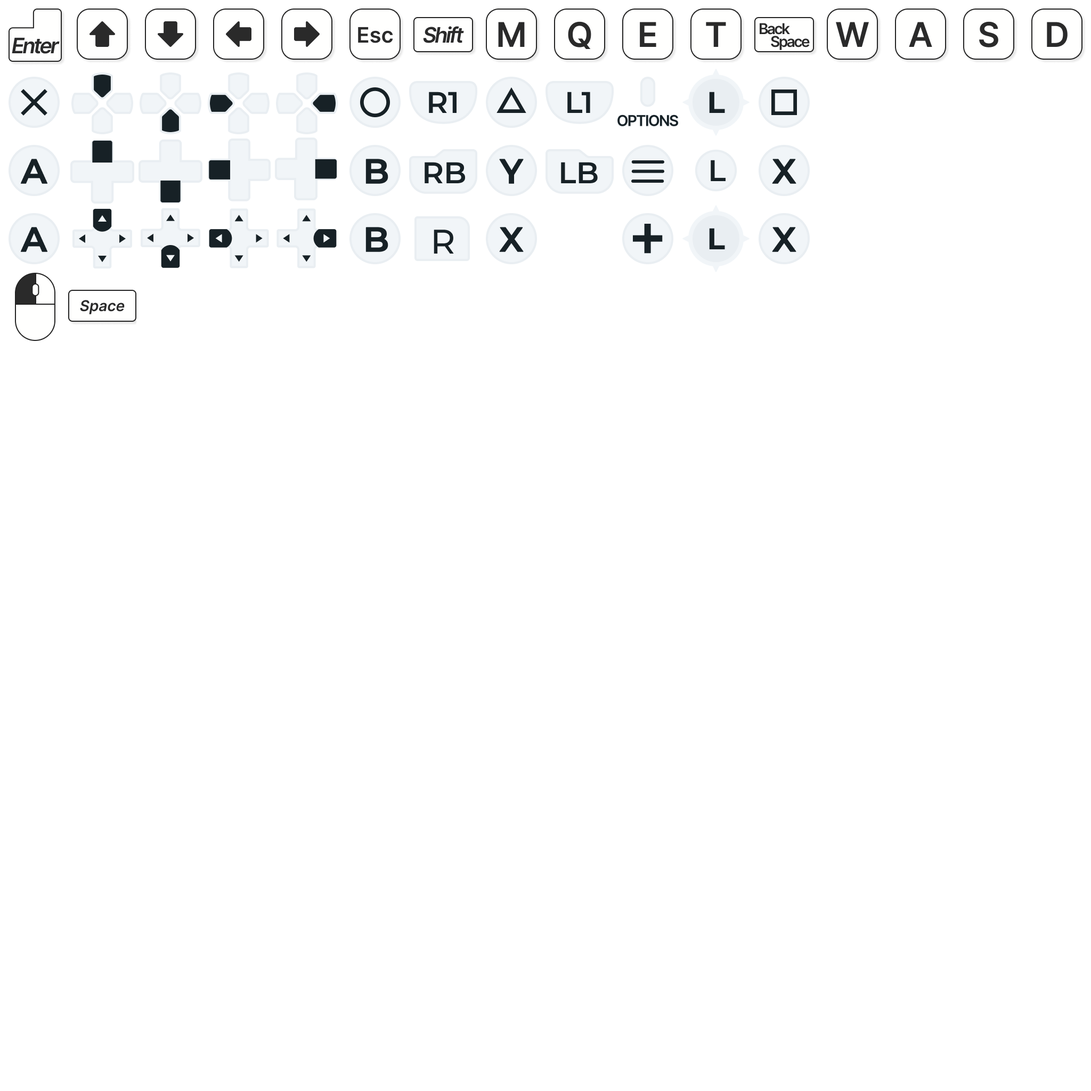
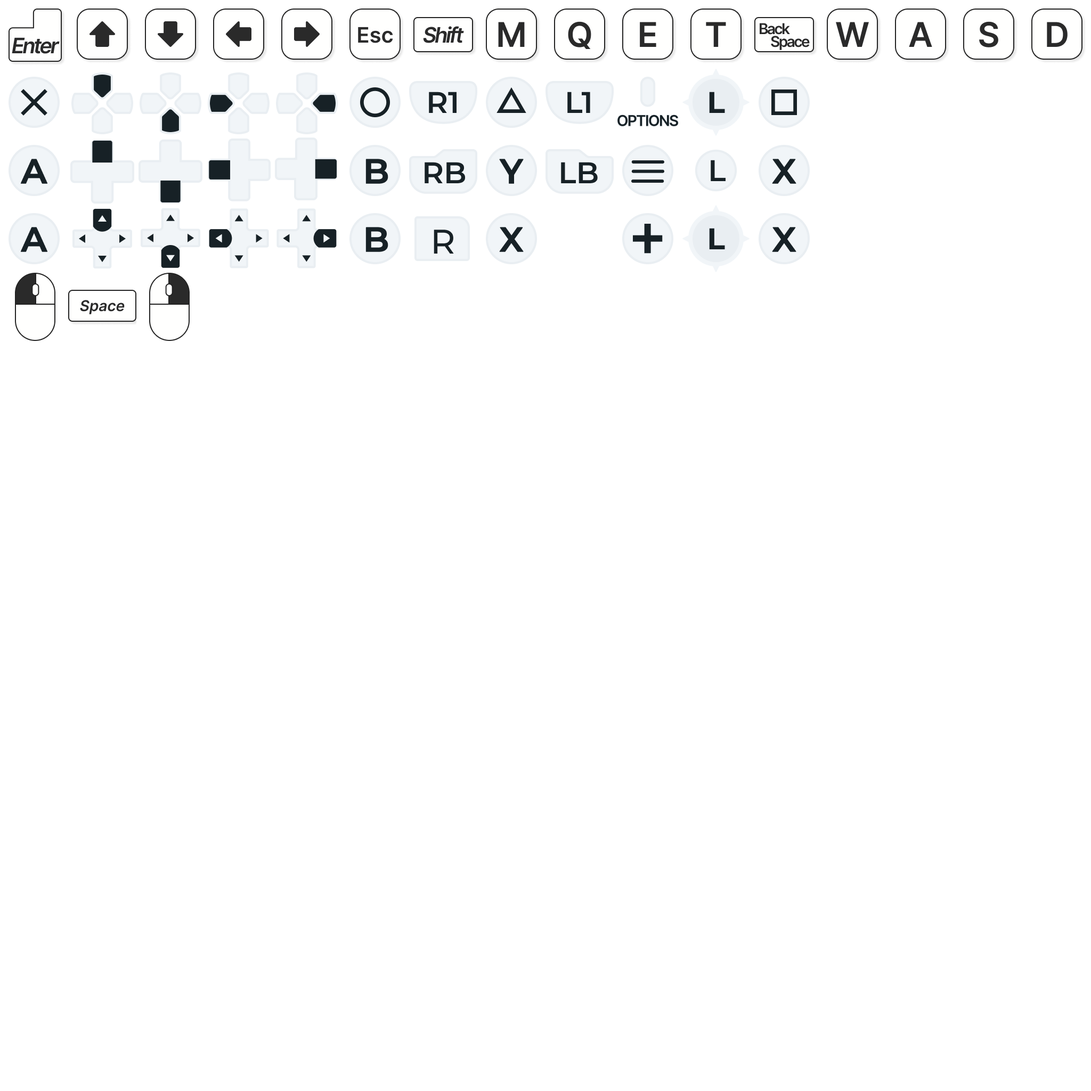
Before/after of a w=1091, h=1091 layered artwork. What changed in the layer stack:
added layer "T_Mouse_Right_Key_White.png" above "T_Mouse_Left_Key_White.png" over left=149, top=272, right=190, bottom=342
